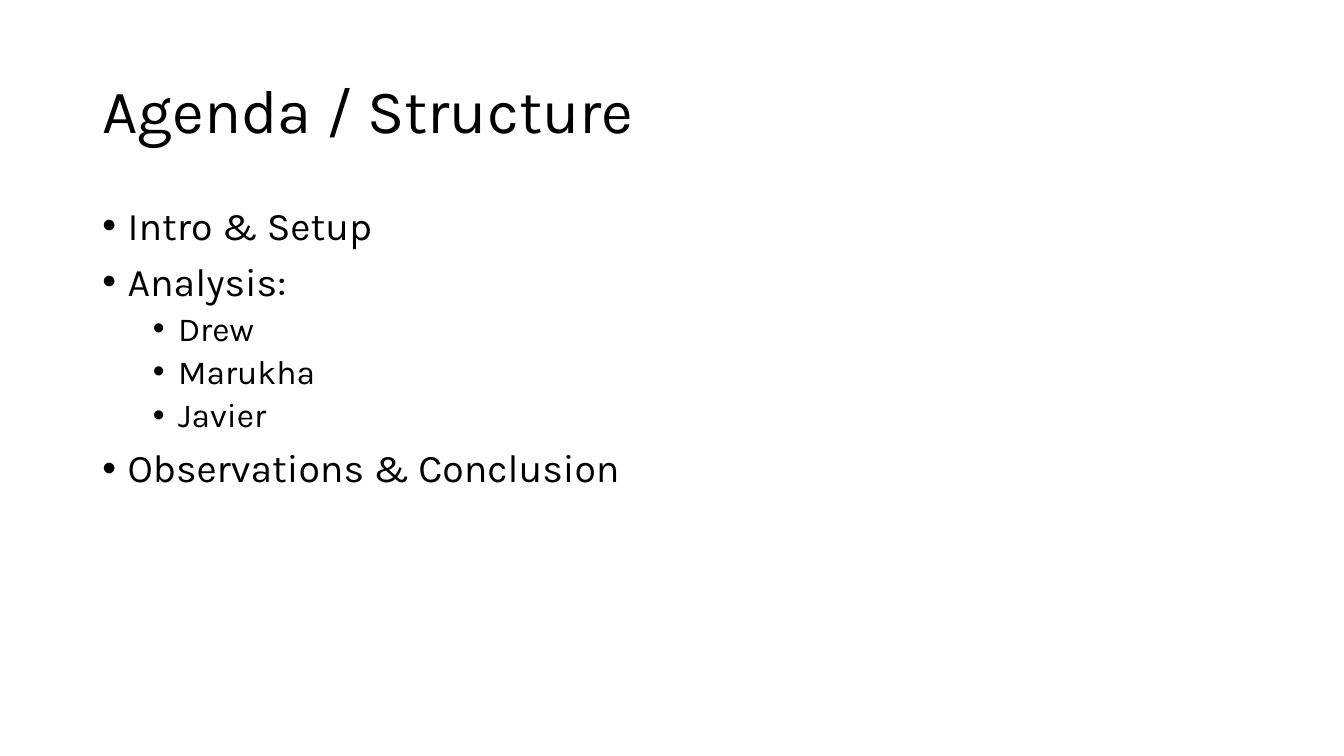
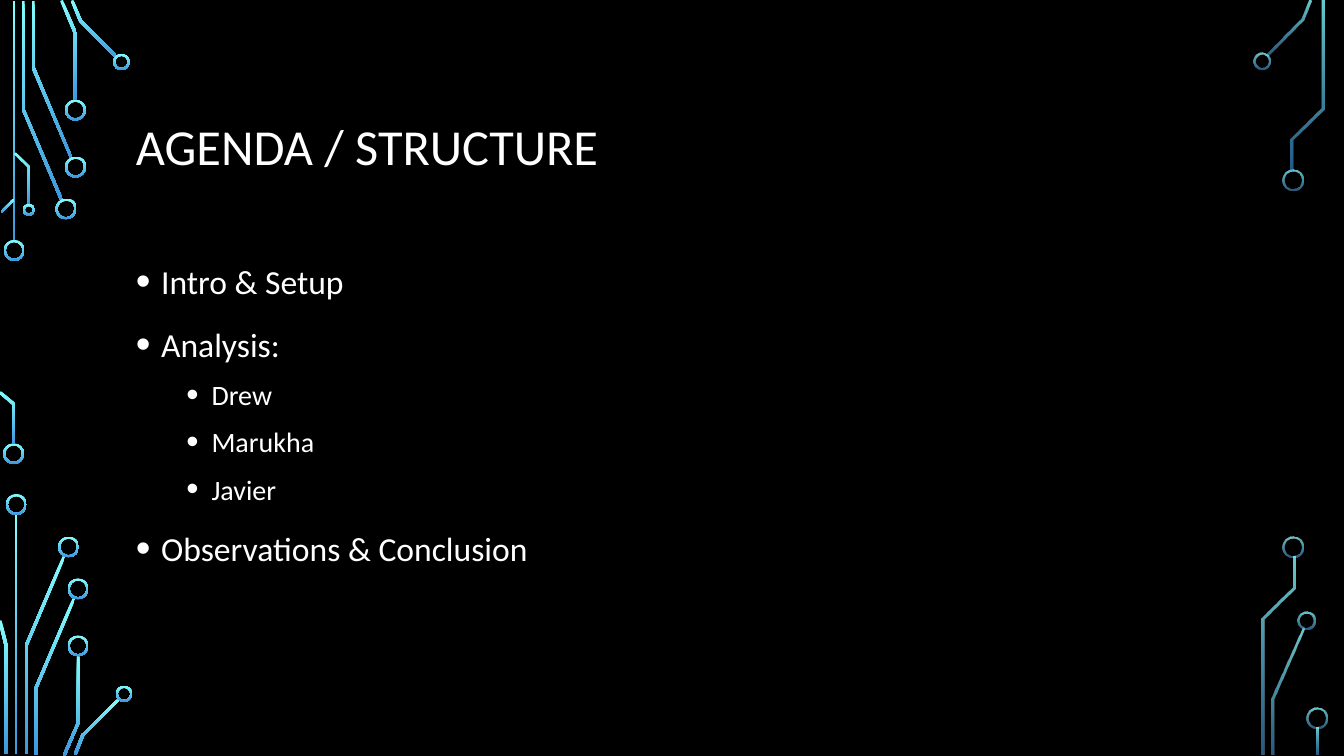
Before and after one commit to javiereyes21/Project-1, a slide deck: slide 2 of Group5Project1Presentation.pptx. Drawn at 1344x756 pixels with LibreOffice and Linux fonts; fonts in the diff are those of the drawing; background and template pictures are left out. Boxes give left, top, right and bottom in pixels: in the first picture for what was removed or moved away, otherwise in the second. Text is boxed around its words. In the diff, an @@ line names an element or a change of style, - is before the commit and + after.

```diff
--- a/Group5Project1Presentation.pptx
+++ b/Group5Project1Presentation.pptx
@@ background #FFFFFF to picture (left out) @@
@@ title at bbox=[136, 132, 598, 166]: text changed; size 44 to 36 pt; font Karla to Calibri; text colour #000000 to #FFFFFF @@
-Agenda / Structure
+AGENDA / STRUCTURE
@@ text "Intro & Setup": place and size @@
-text "Intro & Setup" at bbox=[128, 215, 619, 483]
+text "Intro & Setup" at bbox=[161, 272, 528, 562]
@@ text "Intro & Setup" at bbox=[161, 272, 528, 562]: size 28 to 24 pt in "Intro & Setup", "Analysis:", "Observations & Conclusion"; font Karla to Calibri, text colour #000000 to #FFFFFF; size 24 to 20 pt in "Drew", "Marukha", "Javier"; line spacing 0.9 to 1.2 @@
@@ group added at bbox=[0, 0, 1328, 756]: 33 freeform shapes, 3 rectangles @@
```
Also in this commit, not shown: 14 other slides changed, 3 slides added, 11 other files.
